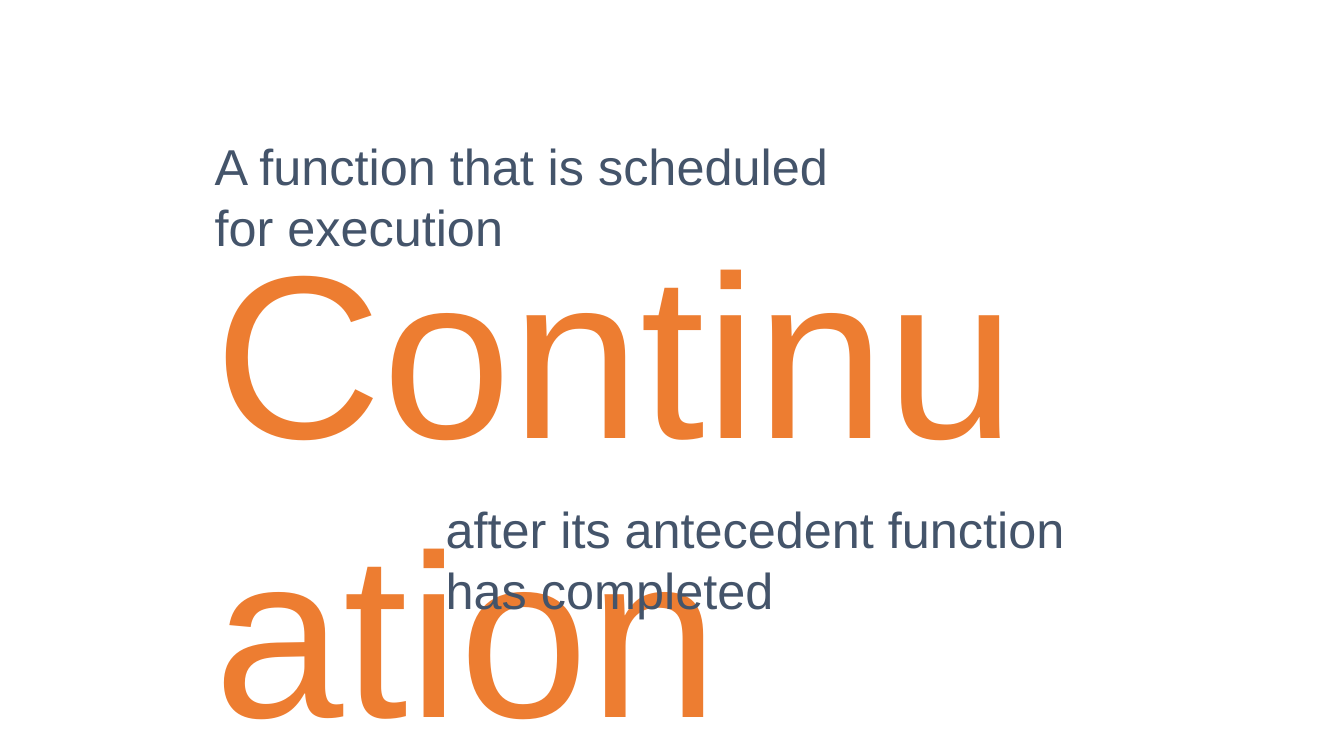
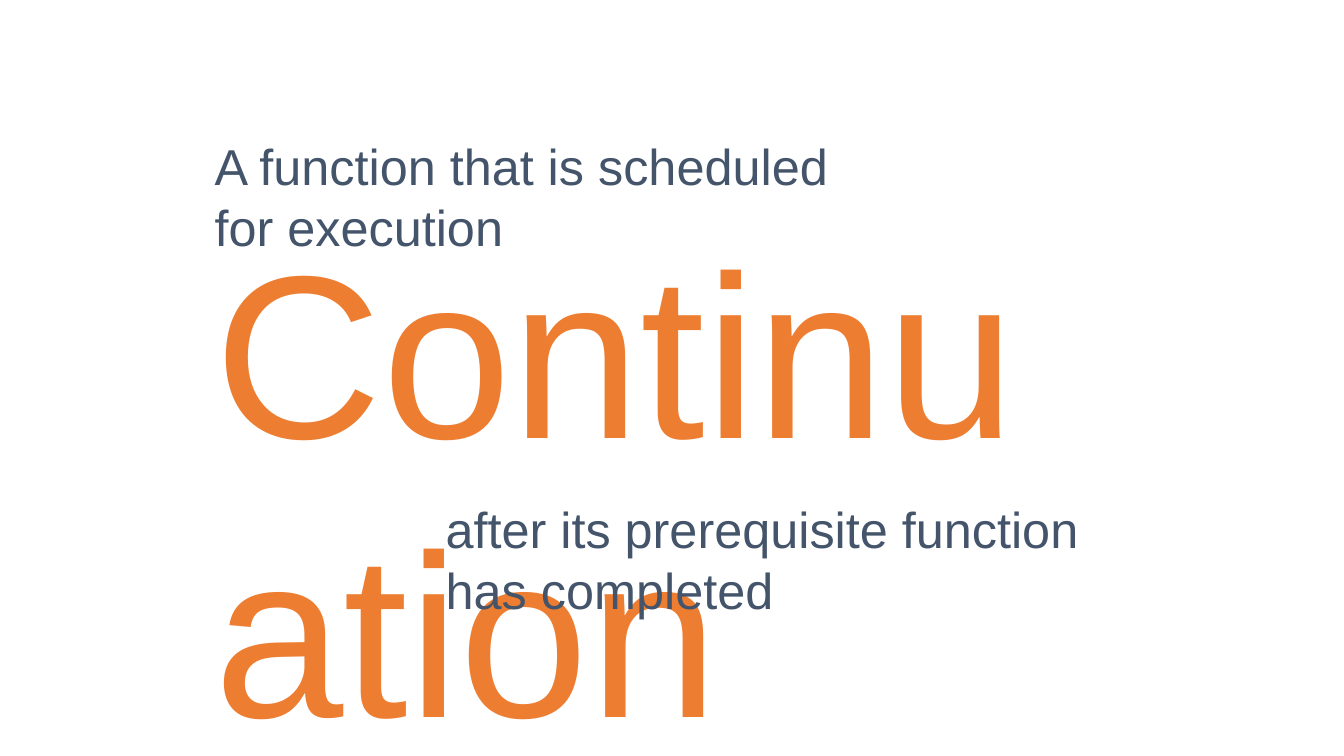
Before and after one commit to danielmarbach/02-25-2016-AsyncWebinar, a slide deck: slide 8 of webinar.pptx. Drawn at 1344x756 pixels with LibreOffice and Linux fonts; fonts in the diff are those of the drawing. Boxes give left, top, right and bottom in pixels: in the first picture for what was removed or moved away, otherwise in the second. Text is boxed around its words. In the diff, an @@ line names an element or a change of style, - is before the commit and + after.

```diff
--- a/webinar.pptx
+++ b/webinar.pptx
@@ text at [446,511,1078,619]: text changed @@
-after its antecedent function has completed
+after its prerequisite function has completed
```
Also in this commit, not shown: 7 other slides changed, 5 slides added, 2 other files.
